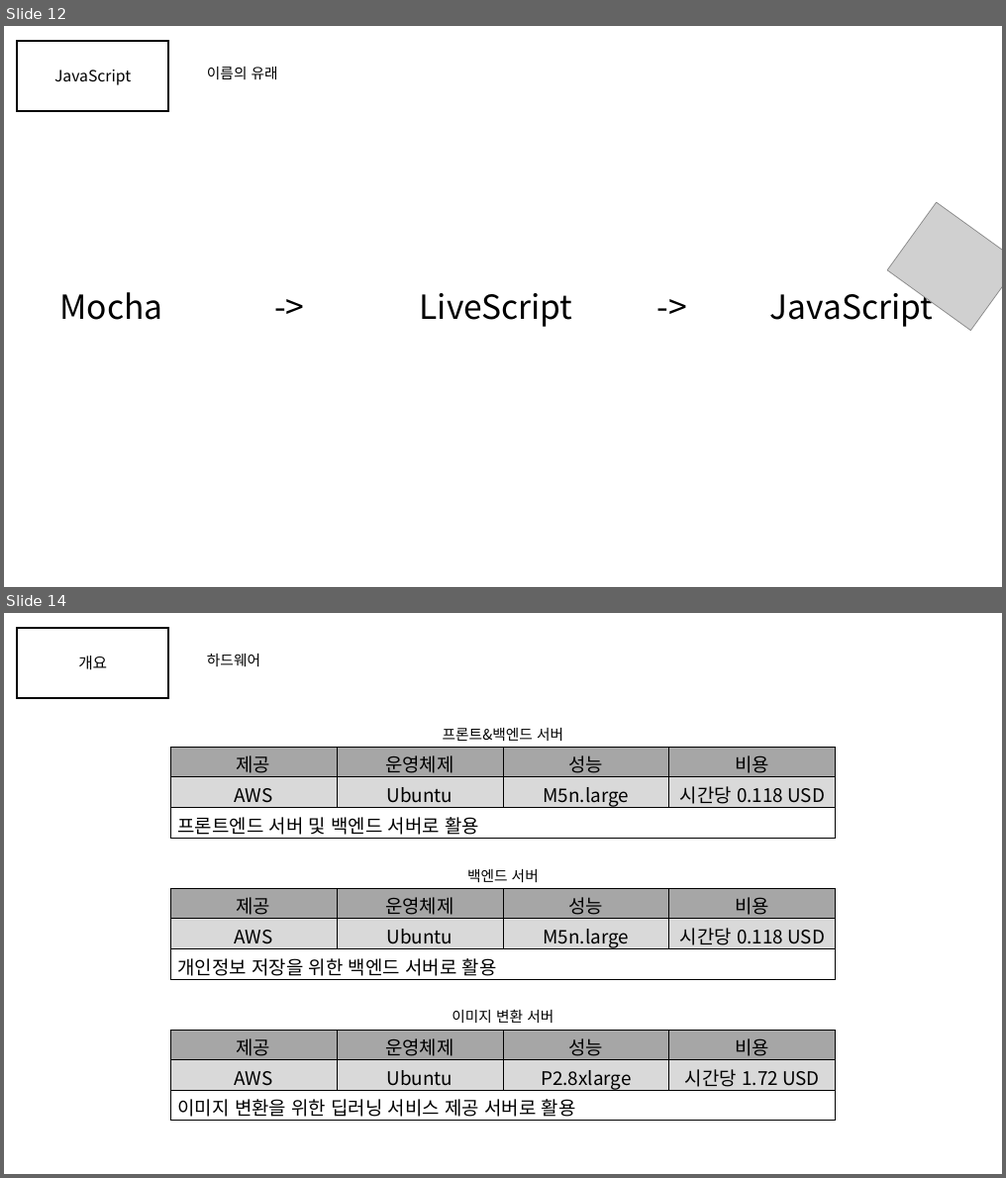
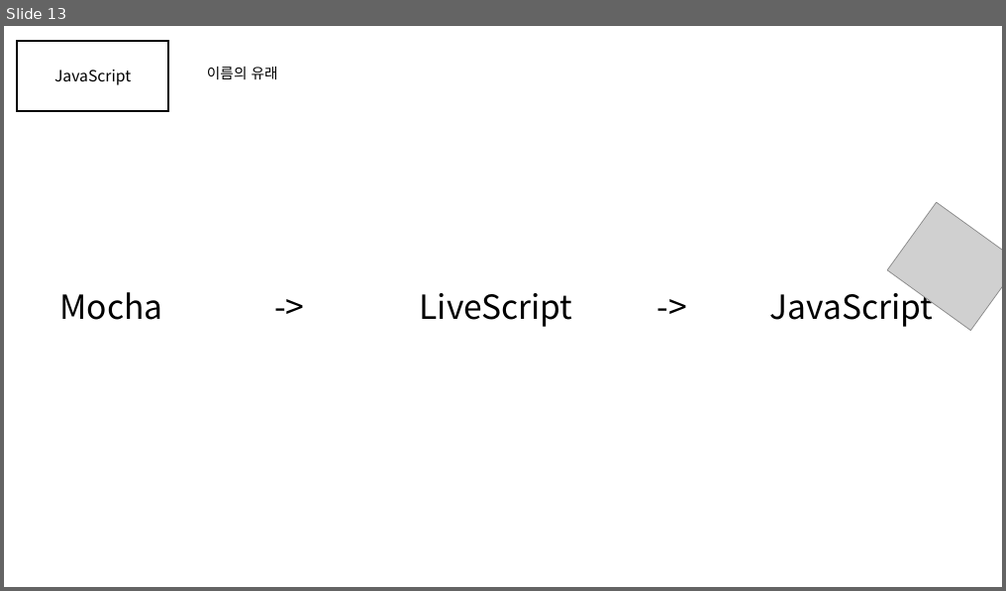
Before and after one commit to gunwoongPark/Seminar, a slide deck: 2020_11_11/세미나1.pptx. Shown one above the other, each under a label of ours: slides 12 and 14 before the commit, slide 13 after it; the slides between them are not shown. The pictures are 1006x1178 and 1006x591 pixels, drawn with LibreOffice and Linux fonts; fonts in the diff are those of the drawing; grey boxes stand for pictures. Boxes give left, top, right and bottom in pixels: in the first picture for what was removed or moved away, otherwise in the second. Text is boxed around its words. In the diff, an @@ line names an element or a change of style, - is before the commit and + after.

Commit message:
complete

```diff
--- a/2020_11_11/세미나1.pptx
+++ b/2020_11_11/세미나1.pptx
@@ slide 14 removed at <box>4,613,1002,1174</box>, background #FFFFFF @@
@@ rectangle removed at <box>17,628,168,697</box> @@
@@ text removed at <box>78,656,107,670</box> @@
-개요
@@ text removed at <box>207,654,260,666</box> @@
-하드웨어
@@ text removed at <box>443,728,563,741</box> @@
-프론트&백엔드 서버
@@ table removed at <box>170,747,835,839</box>, 3 rows, 4 columns @@
-제공 | 운영체제 | 성능 | 비용
-AWS | Ubuntu | M5n.large | 시간당 0.118 USD
-프론트엔드 서버 및 백엔드 서버로 활용 |  |  | 
@@ text removed at <box>467,869,539,882</box> @@
-백엔드 서버
@@ table removed at <box>170,888,835,980</box>, 3 rows, 4 columns @@
-제공 | 운영체제 | 성능 | 비용
-AWS | Ubuntu | M5n.large | 시간당 0.118 USD
-개인정보 저장을 위한 백엔드 서버로 활용 |  |  | 
@@ text removed at <box>451,1009,553,1023</box> @@
-이미지 변환 서버
@@ table removed at <box>170,1030,835,1125</box>, 3 rows, 4 columns @@
-제공 | 운영체제 | 성능 | 비용
-AWS | Ubuntu | P2.8xlarge | 시간당 1.72 USD
-이미지 변환을 위한 딥러닝 서비스 제공 서버로 활용 |  |  | 
@@ what was slide 12 is now slide 13 @@
```
Also in this commit, not shown: 1 slide changed, 5 slides added, 9 other slides removed.
